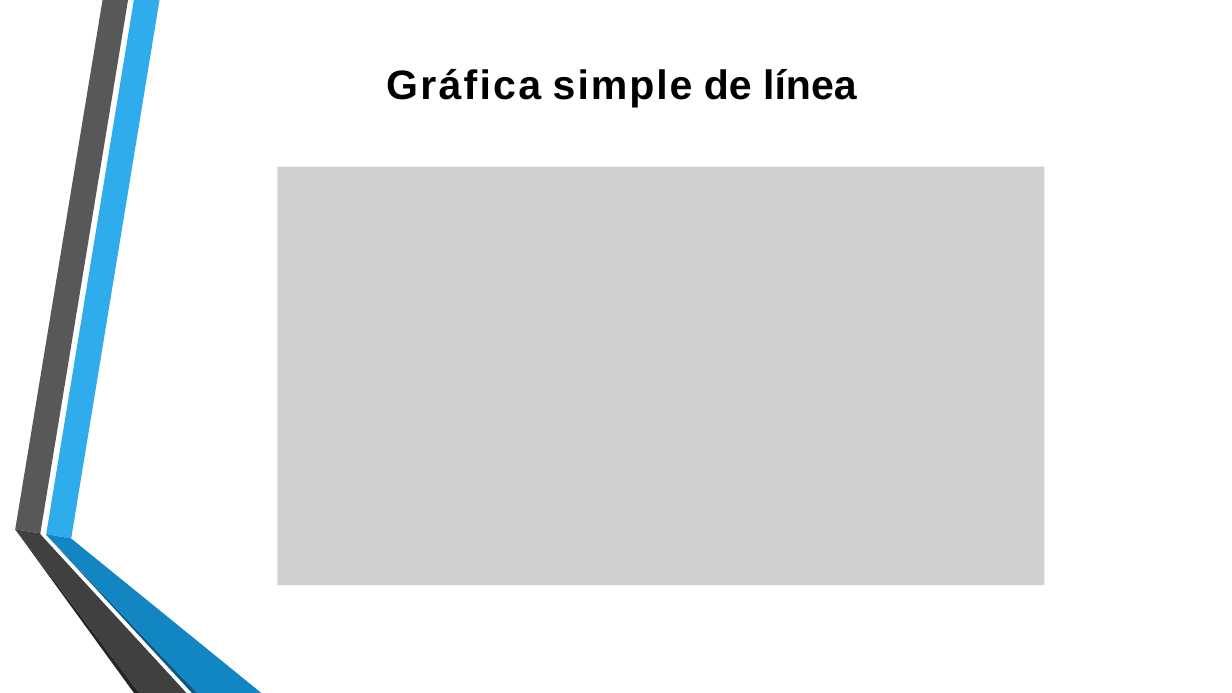
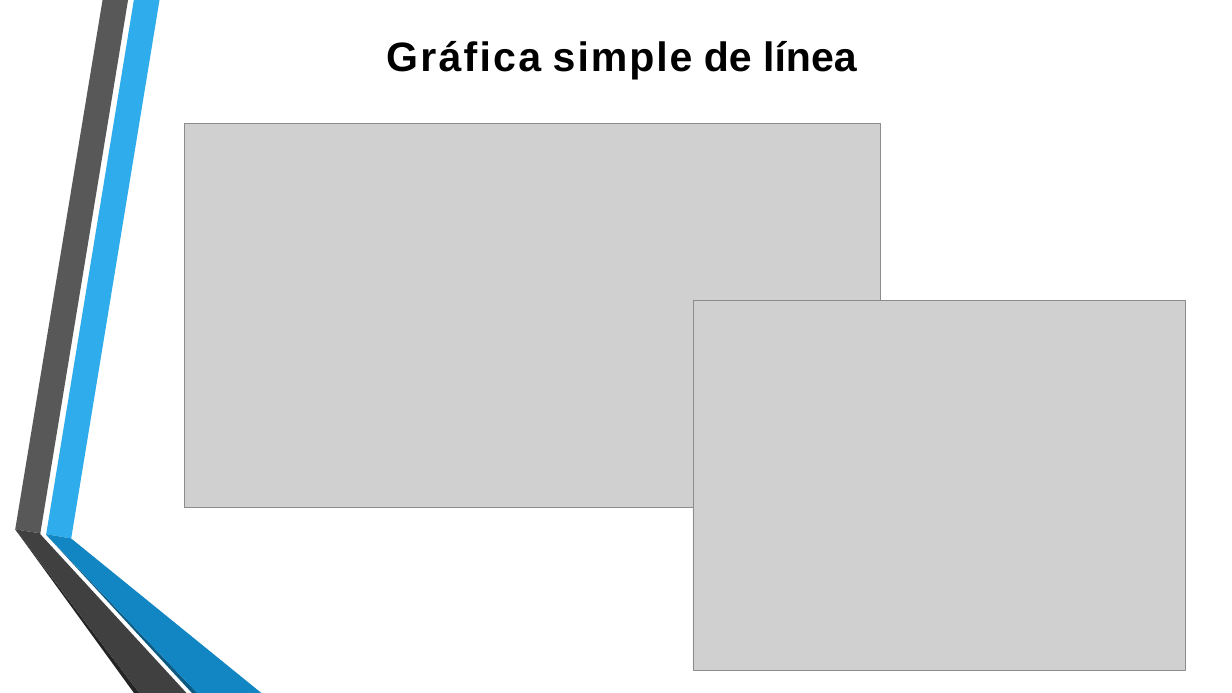
Before and after one commit to lizetheP/Programacion, a slide deck: slide 9 of CalendarioAgo2024/presentaciones/9_GraficasMatplotlib.pptx (slide 10 before the commit). Drawn at 1232x693 pixels with LibreOffice and Linux fonts; fonts in the diff are those of the drawing; grey boxes stand for pictures; background and template pictures are left out. Boxes give left, top, right and bottom in pixels: in the first picture for what was removed or moved away, otherwise in the second. Text is boxed around its words. In the diff, an @@ line names an element or a change of style, - is before the commit and + after.

```diff
--- a/CalendarioAgo2024/presentaciones/9_GraficasMatplotlib.pptx
+++ b/CalendarioAgo2024/presentaciones/9_GraficasMatplotlib.pptx
@@ text "Gráfica simple de línea" moved from (x1=386, y1=69, x2=856, y2=107) to (x1=386, y1=41, x2=856, y2=80) @@
@@ picture resized from (x1=277, y1=166, x2=1044, y2=585) to (x1=185, y1=123, x2=881, y2=507) @@
@@ picture added at (x1=693, y1=300, x2=1186, y2=670) @@
```
Also in this commit, not shown: 5 other slides changed, 4 slides added, 3 slides removed, 3 other files.
